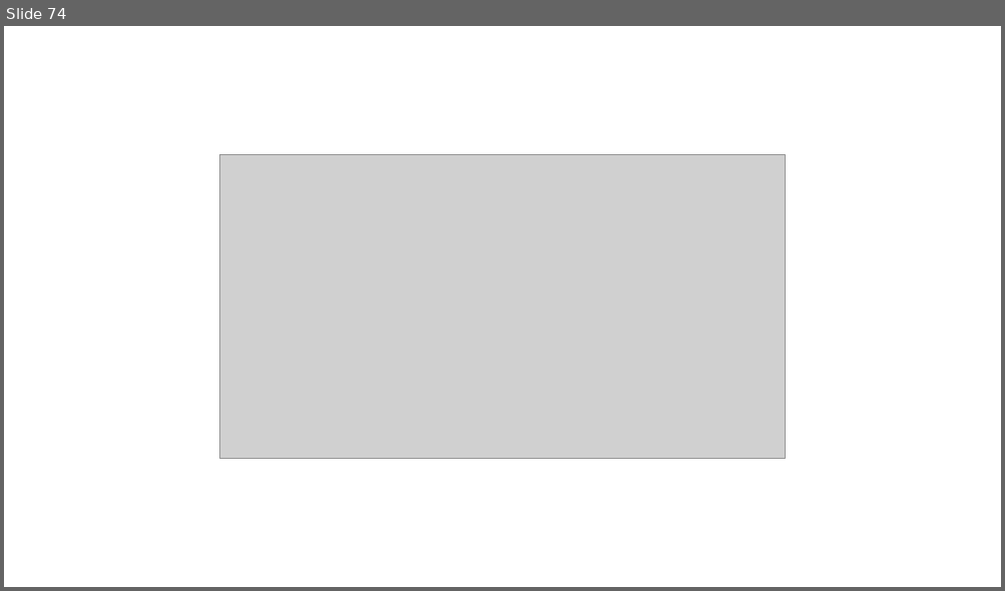
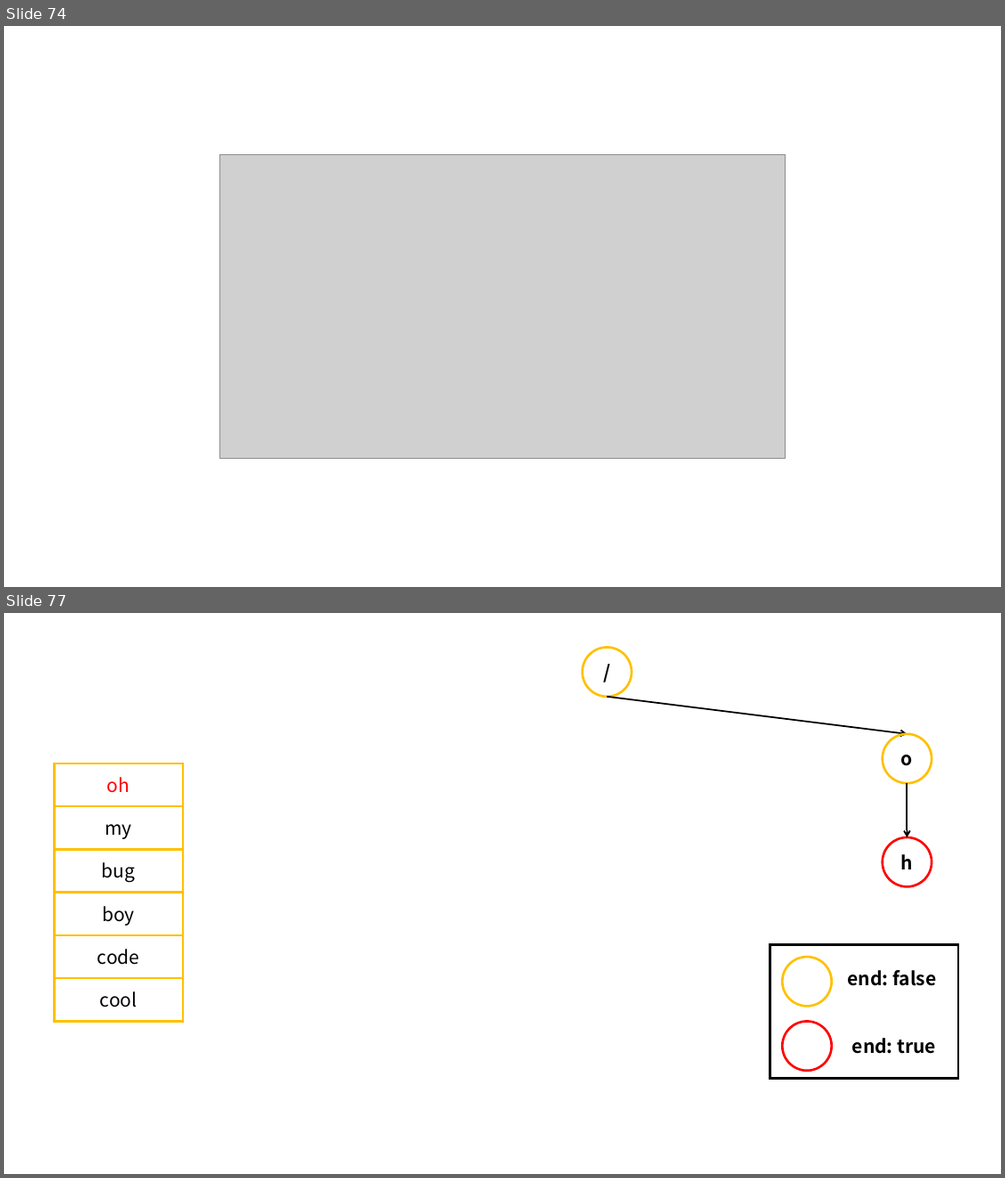
Before and after one commit to Oh-MyBug/LeetCode, a slide deck: PPT/PPT.pptx. Shown one above the other, each under a label of ours: slide 74 before the commit, slides 74 and 77 after it; the slides between them are not shown. The pictures are 1005x591 and 1005x1178 pixels, drawn with LibreOffice and Linux fonts; fonts in the diff are those of the drawing; grey boxes stand for pictures. Boxes give left, top, right and bottom in pixels: in the first picture for what was removed or moved away, otherwise in the second. Text is boxed around its words. In the diff, an @@ line names an element or a change of style, - is before the commit and + after.

```diff
--- a/PPT/PPT.pptx
+++ b/PPT/PPT.pptx
@@ slide 77 added at (4, 613, 1001, 1174), background #FFFFFF @@
@@ ellipse added at (582, 648, 631, 697), outline #FFC000 2.25 pt, 18 pt, text #000000, bold @@
+/
@@ arrow added from (607, 697) to (907, 734), #000000 1.5 pt @@
@@ ellipse added at (882, 734, 932, 784), outline #FFC000 2.25 pt, 18 pt, text #000000, bold @@
+o
@@ rectangle added at (54, 763, 183, 806), outline #FFC000 2.25 pt, 18 pt, text #FF0000 @@
+oh
@@ arrow added from (907, 784) to (907, 837), #000000 1.5 pt @@
@@ rectangle added at (54, 807, 183, 850), outline #FFC000 2.25 pt, 18 pt, text #000000 @@
+my
@@ rectangle added at (54, 850, 183, 892), outline #FFC000 2.25 pt, 18 pt, text #000000 @@
+bug
@@ ellipse added at (882, 837, 932, 887), outline #FF0000 2.25 pt, 18 pt, text #000000, bold @@
+h
@@ rectangle added at (54, 892, 183, 934), outline #FFC000 2.25 pt, 18 pt, text #000000 @@
+boy
@@ rectangle added at (54, 935, 183, 978), outline #FFC000 2.25 pt, 18 pt, text #000000 @@
+code
@@ rectangle added at (769, 945, 958, 1078), outline #000000 2.25 pt @@
@@ ellipse added at (783, 957, 832, 1006), outline #FFC000 2.25 pt @@
@@ rectangle added at (54, 978, 183, 1021), outline #FFC000 2.25 pt, 18 pt, text #000000 @@
+cool
@@ text added at (848, 970, 936, 986), 18 pt, text #000000, bold @@
+end: false
@@ ellipse added at (783, 1022, 832, 1070), outline #FF0000 2.25 pt @@
@@ text added at (852, 1038, 937, 1054), 18 pt, text #000000, bold @@
+end: true
```
Also in this commit, not shown: 7 other slides added, 1 slide removed.
